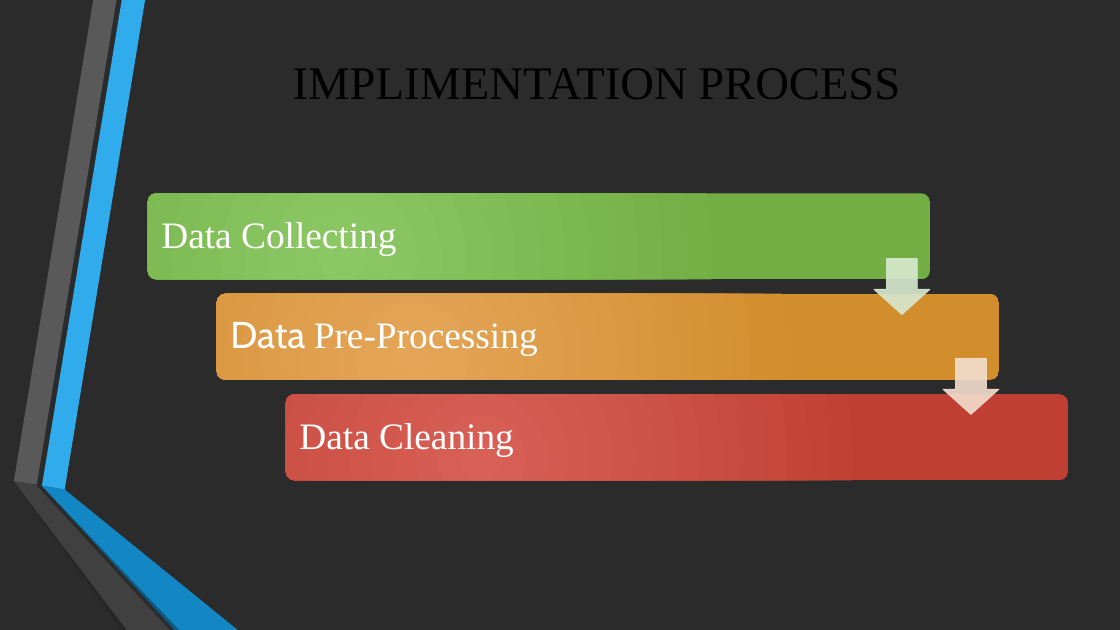
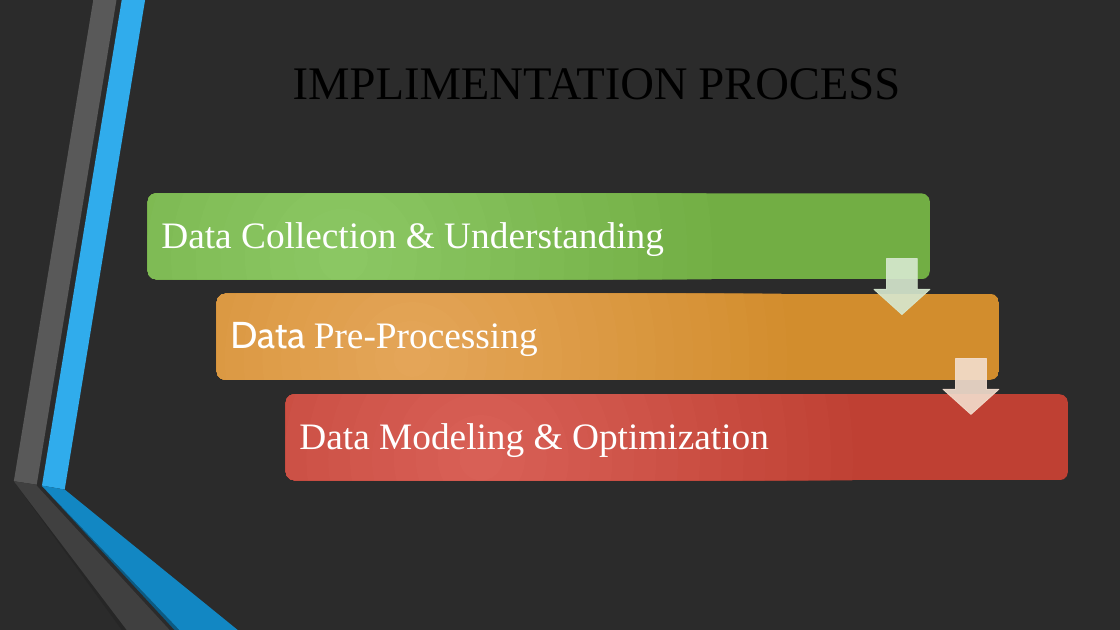
Before and after one commit to nihitjain11/IBM_MiniProject-II, a slide deck: slide 11 of Presentation1.pptx (slide 17 before the commit). Drawn at 1120x630 pixels with LibreOffice and Linux fonts; fonts in the diff are those of the drawing; background and template pictures are left out; a plain dark background stands for a picture behind light text. Boxes give left, top, right and bottom in pixels: in the first picture for what was removed or moved away, otherwise in the second. Text is boxed around its words. In the diff, an @@ line names an element or a change of style, - is before the commit and + after.

```diff
--- a/Presentation1.pptx
+++ b/Presentation1.pptx
@@ text at [161,222,664,255]: text changed @@
-Data Collecting
+Data Collection & Understanding
@@ text at [299,423,769,456]: text changed @@
-Data Cleaning
+Data Modeling & Optimization
```
Also in this commit, not shown: 5 other slides changed, 5 slides added, 2 slides removed.
